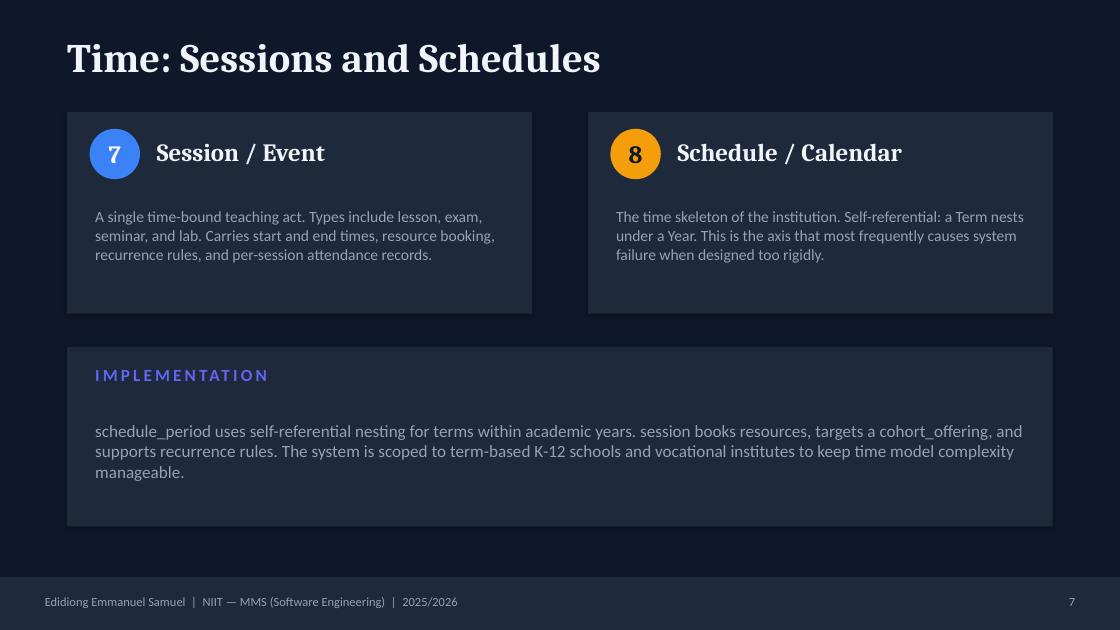
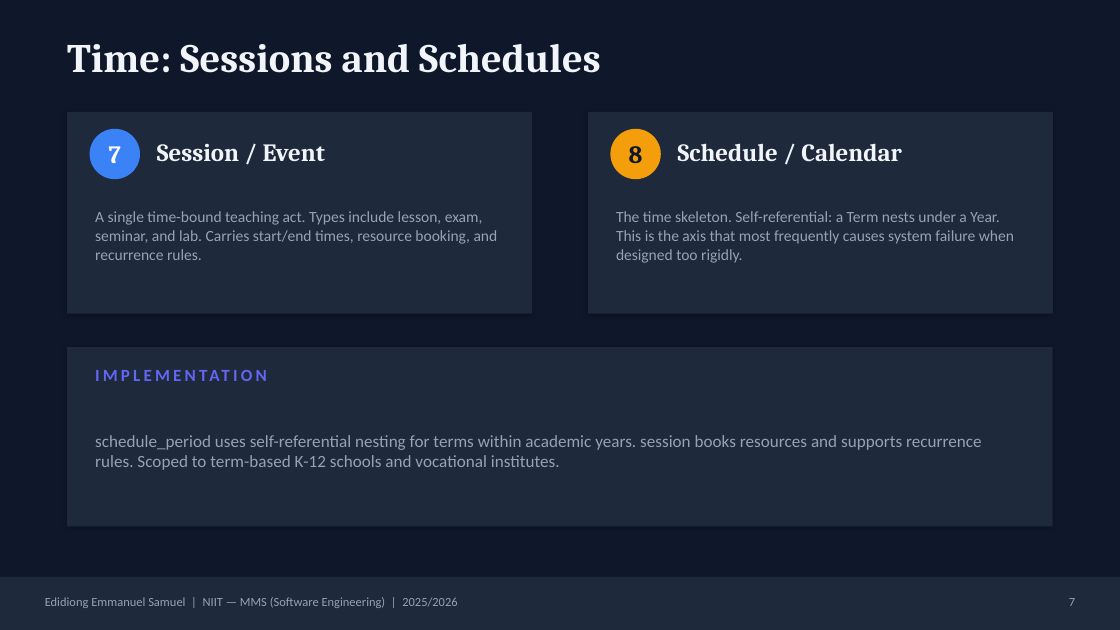
Before and after one commit to Deushomo1st/SchoolHub, a slide deck: slide 7 of docs/School Management Software.pptx. Drawn at 1120x630 pixels with LibreOffice and Linux fonts; fonts in the diff are those of the drawing. Boxes give left, top, right and bottom in pixels: in the first picture for what was removed or moved away, otherwise in the second. Text is boxed around its words. In the diff, an @@ line names an element or a change of style, - is before the commit and + after.

```diff
--- a/docs/School Management Software.pptx
+++ b/docs/School Management Software.pptx
@@ text at bbox=[95, 211, 498, 260]: text changed @@
-A single time-bound teaching act. Types include lesson, exam, seminar, and lab. Carries start and end times, resource booking, recurrence rules, and per-session attendance records.
+A single time-bound teaching act. Types include lesson, exam, seminar, and lab. Carries start/end times, resource booking, and recurrence rules.
@@ text at bbox=[616, 211, 1014, 263]: text changed @@
-The time skeleton of the institution. Self-referential: a Term nests under a Year. This is the axis that most frequently causes system failure when designed too rigidly.
+The time skeleton. Self-referential: a Term nests under a Year. This is the axis that most frequently causes system failure when designed too rigidly.
@@ text at bbox=[95, 435, 982, 470]: text changed @@
-schedule_period uses self-referential nesting for terms within academic years. session books resources, targets a cohort_offering, and supports recurrence rules. The system is scoped to term-based K-12 schools and vocational institutes to keep time model complexity manageable.
+schedule_period uses self-referential nesting for terms within academic years. session books resources and supports recurrence rules. Scoped to term-based K-12 schools and vocational institutes.
```
Also in this commit, not shown: 12 other slides changed, 1 slide added, 25 other files.
